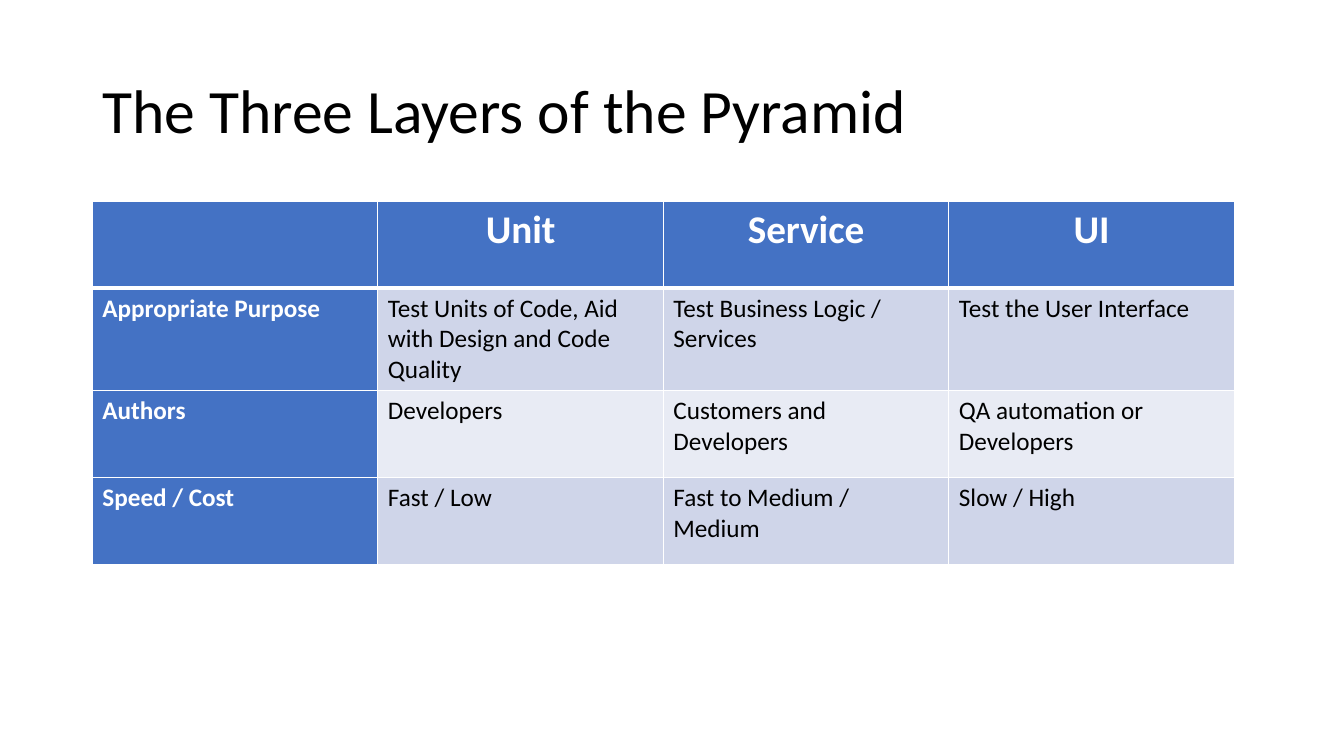
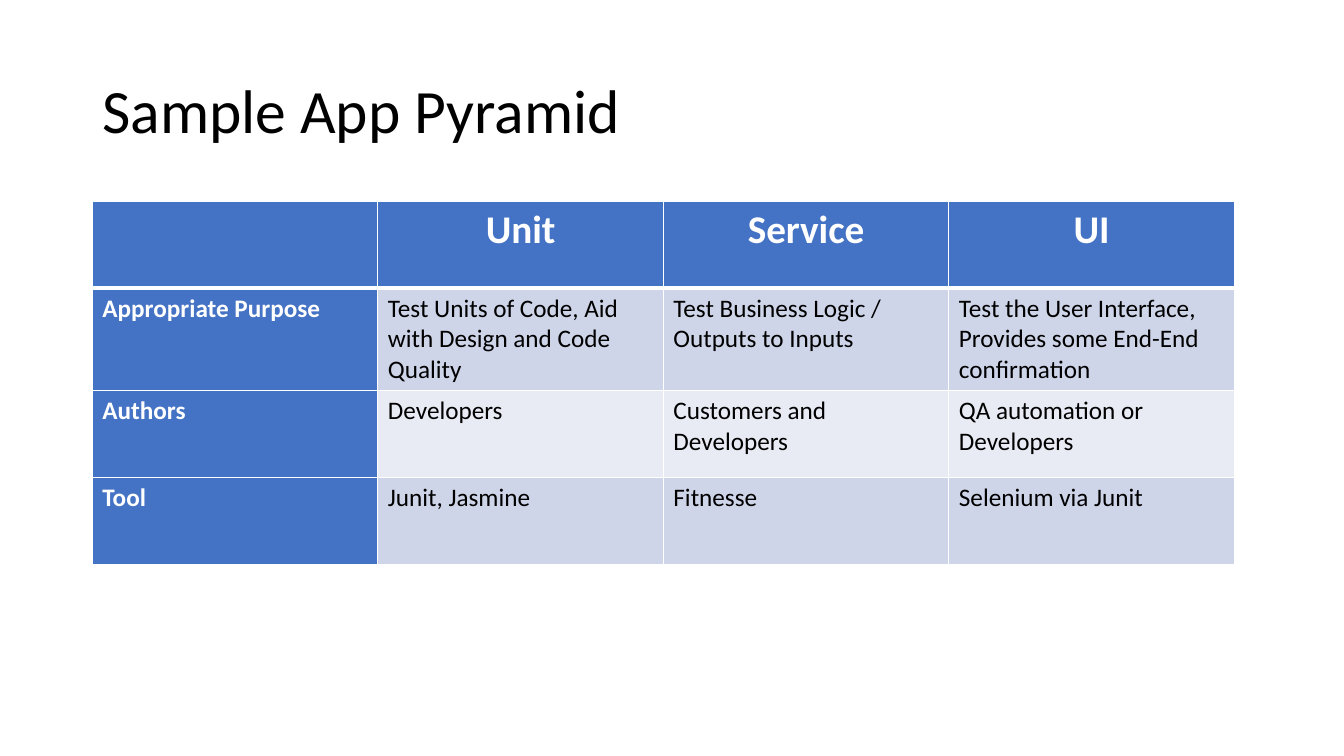
Before and after one commit to weaverj/testpyramidexample, a slide deck: slide 6 of Test Pyramid Presentation.pptx (slide 4 before the commit). Drawn at 1344x756 pixels with LibreOffice and Linux fonts; fonts in the diff are those of the drawing; background and template pictures are left out. Boxes give left, top, right and bottom in pixels: in the first picture for what was removed or moved away, otherwise in the second. Text is boxed around its words. In the diff, an @@ line names an element or a change of style, - is before the commit and + after.

Commit message:
presentation updates, test changes

```diff
--- a/Test Pyramid Presentation.pptx
+++ b/Test Pyramid Presentation.pptx
@@ title at box(102, 90, 620, 143): text changed @@
-The Three Layers of the Pyramid
+Sample App Pyramid
@@ table at box(93, 202, 1234, 564) @@
-row 2, column 3: Test Business Logic / Services
+row 2, column 3: Test Business Logic / Outputs to Inputs
-row 2, column 4: Test the User Interface
+row 2, column 4: Test the User Interface, Provides some End-End confirmation
-row 4: Speed / Cost | Fast / Low | Fast to Medium / Medium | Slow / High
+row 4: Tool | Junit, Jasmine | Fitnesse | Selenium via Junit
```
Also in this commit, not shown: 2 other slides changed, 3 other files.
